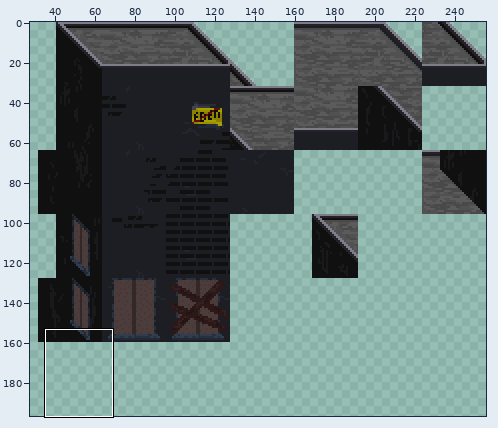
Two versions of one sprite sheet, CasaDesDiamantes/sprites/housetiles_spr/layers/1bfb3df4-e099-4057-ac77-359769abf679/bbe75377-6bcf-4608-be53-f0484317fdcb.png. The first picture is a wide view before the edit; the outline marks the close-up.
Close-up. As it was:
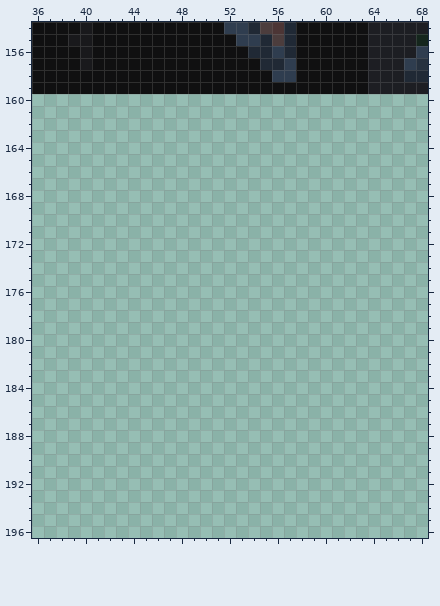
The file is 256x256 pixels. Colours within 5 levels of each other are drawn and written as one. Shown: x 36..68, y 154..196. The wide view leaves out empty margins.
Now the later version:
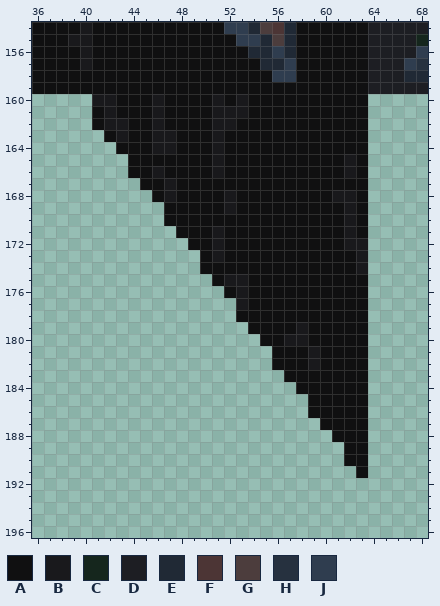
Palette (. is transparent): A #101011  B #19191c  C #15261d  D #1d1e23  E #202935  F #4c3535  G #4c3d3d  H #26313f  J #2f3d4f
Diff:
@@ x 36..68 @@
 159 AAAAAAAAAAAAAAAAAAAAAAAAAAAADDDDD
-160 .................................
-161 .................................
-162 .................................
-163 .................................
-164 .................................
-165 .................................
-166 .................................
-167 .................................
-168 .................................
-169 .................................
-170 .................................
-171 .................................
-172 .................................
-173 .................................
-174 .................................
-175 .................................
-176 .................................
-177 .................................
-178 .................................
-179 .................................
-180 .................................
-181 .................................
-182 .................................
-183 .................................
-184 .................................
-185 .................................
-186 .................................
-187 .................................
-188 .................................
-189 .................................
-190 .................................
-191 .................................
+160 .....BBAAABAAAABABAAAAAAAAAA.....
+161 .....ABAAABAAAABBBAAAAAAAAAA.....
+162 .....ABBAABAAAABBAAAAAAAAAAA.....
+163 ......ABAABBAAABAAAAAAAAAAAA.....
+164 .......AAABBAAABAAAAAAAAAAAA.....
+165 ........AAAAAAABAAAAAAAAAABA.....
+166 ........AABAAAABAAAAAAAAAABA.....
+167 .........AABAAAAAAAAAAAAAAAA.....
+168 ..........ABAAAABAAAAAAAABBA.....
+169 ...........AAAAABAAAAAAAAABA.....
+170 ...........AAAAAAAAAAAAAAABA.....
+171 ............AAABAAAAAAAAAABA.....
+172 .............AABAAAAAAAAAABB.....
+173 ..............ABAAAAAAAAAAAB.....
+174 ..............AAAAAAAAAAAAAB.....
+175 ...............ABBAAAAAAAAAA.....
+176 ................ABAAAAAAAAAA.....
+177 .................BAAAAAAAAAA.....
+178 .................AAAAAAAAAAA.....
+179 ..................AAAABAAAAA.....
+180 ...................AABBAAAAA.....
+181 ....................AAABAAAA.....
+182 ....................AAABAAAA.....
+183 .....................AAAAAAA.....
+184 ......................AAAAAA.....
+185 .......................AAAAA.....
+186 .......................AAAAA.....
+187 ........................AAAA.....
+188 .........................AAA.....
+189 ..........................AA.....
+190 ..........................AA.....
+191 ...........................A.....
 192 .................................
Changed places in both close-ups, as pixel boxes (x1, y1, x2, y2):
added: (92, 94, 368, 478)
